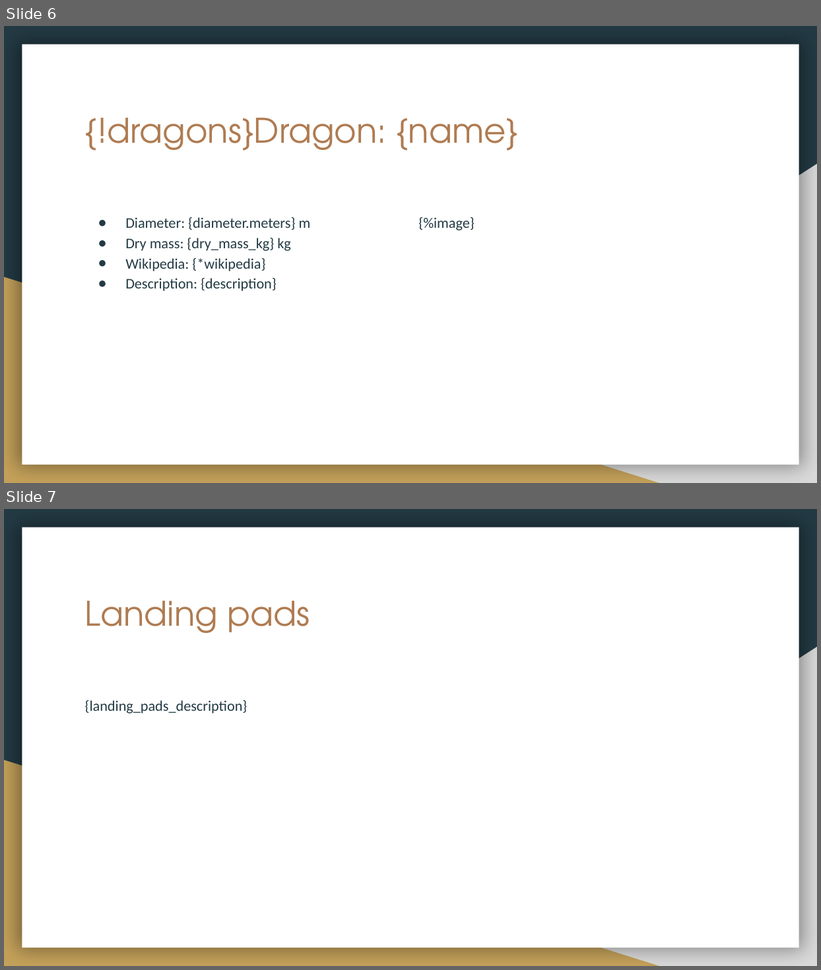
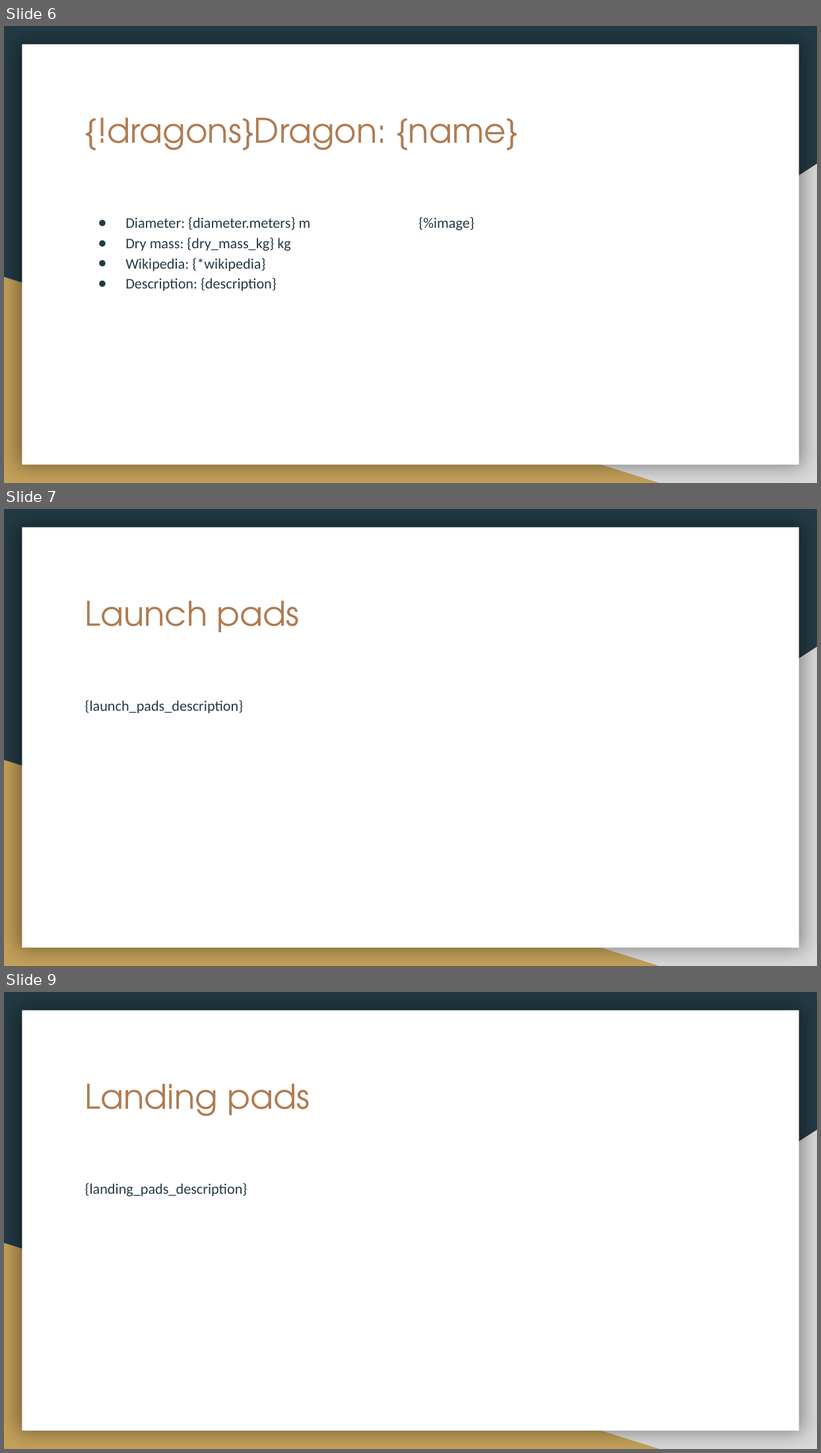
Before and after one commit to United-Codes/cloudofficeprint-python, a slide deck: spacex_example/spacex_template.pptx. Shown one above the other, each under a label of ours: slides 6 and 7 before the commit, slides 6, 7 and 9 after it; the slides between them are not shown. The pictures are 821x970 and 821x1453 pixels, drawn with LibreOffice and Linux fonts; fonts in the diff are those of the drawing. Boxes give left, top, right and bottom in pixels: in the first picture for what was removed or moved away, otherwise in the second. Text is boxed around its words. In the diff, an @@ line names an element or a change of style, - is before the commit and + after.

Commit message:
update spacex example: add launch pads and shorten descriptions

```diff
--- a/spacex_example/spacex_template.pptx
+++ b/spacex_example/spacex_template.pptx
@@ slide 7 added at box(4, 509, 817, 966), background #233A44; not listed: 3 template elements that a slide beside it also shows @@
@@ title added at box(85, 601, 300, 632), 30 pt, text #AF7B51 @@
+Launch pads
@@ text added at box(85, 700, 244, 714), 13 pt, text #233A44 @@
+{launch_pads_description}
@@ what was slide 7 is now slide 9 @@
```
Also in this commit, not shown: 2 slides changed, 1 other slide added, 1 other file.
